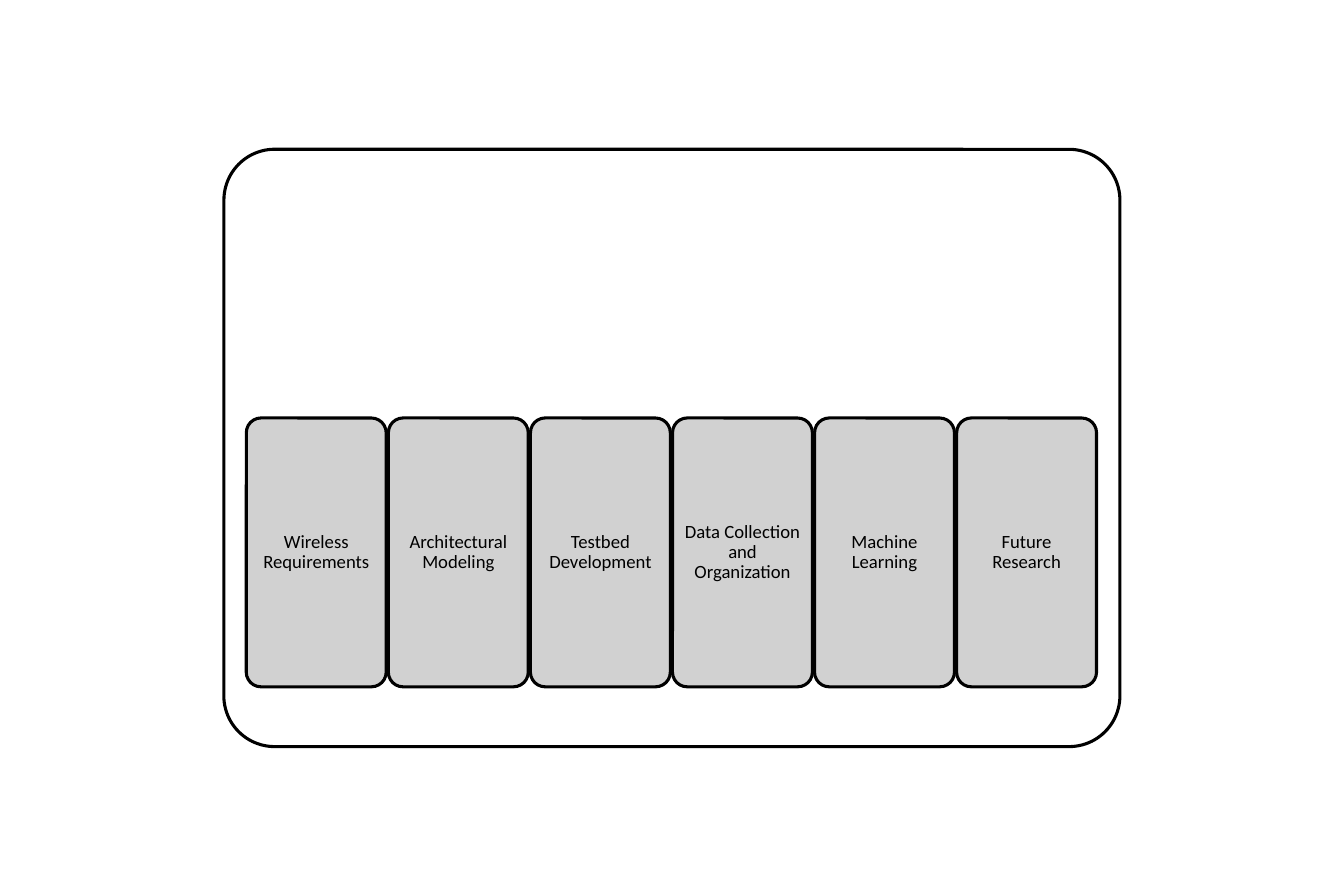
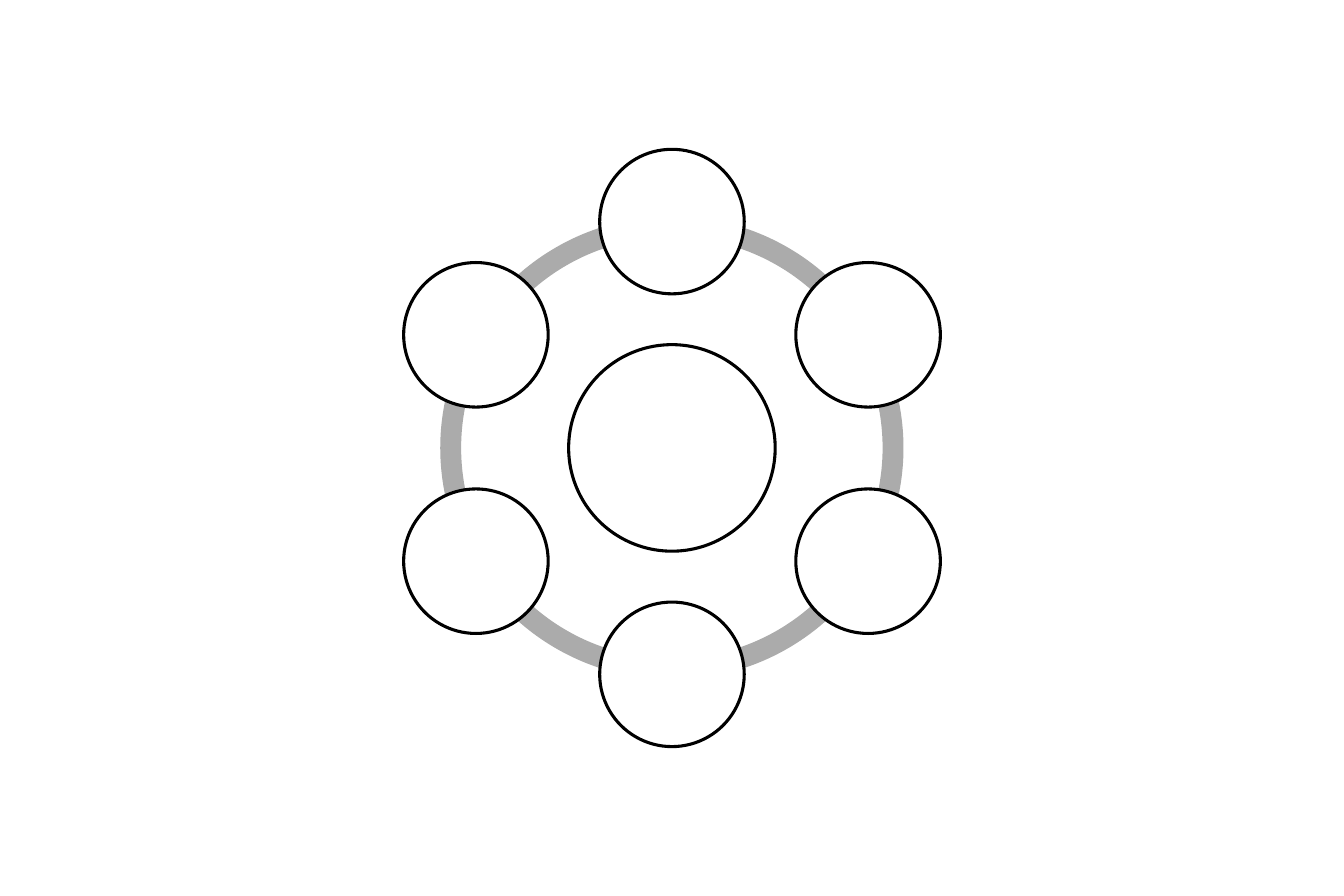
Before and after one commit to rcandell/phd-thesis, a slide deck: slide 1 of chapter-intro/diagrams/diagrams.pptx. Drawn at 1344x896 pixels with LibreOffice and Linux fonts; fonts in the diff are those of the drawing. Boxes give left, top, right and bottom in pixels: in the first picture for what was removed or moved away, otherwise in the second. Text is boxed around its words. In the diff, an @@ line names an element or a change of style, - is before the commit and + after.

Commit message:
updates to res week chapter and include material from NIST requirements doc

```diff
--- a/chapter-intro/diagrams/diagrams.pptx
+++ b/chapter-intro/diagrams/diagrams.pptx
@@ group added at <box>403,150,941,748</box>: 7 ellipses, 6 arch (boxed as its full ring)s @@
@@ group removed at <box>224,150,1120,748</box>: 7 rounded rectangles, 6 texts @@
-Wireless Requirements
-Architectural Modeling
-Testbed Development
-Data Collection and Organization
-Machine Learning
-Future Research
```
Also in this commit, not shown: 22 other files.
